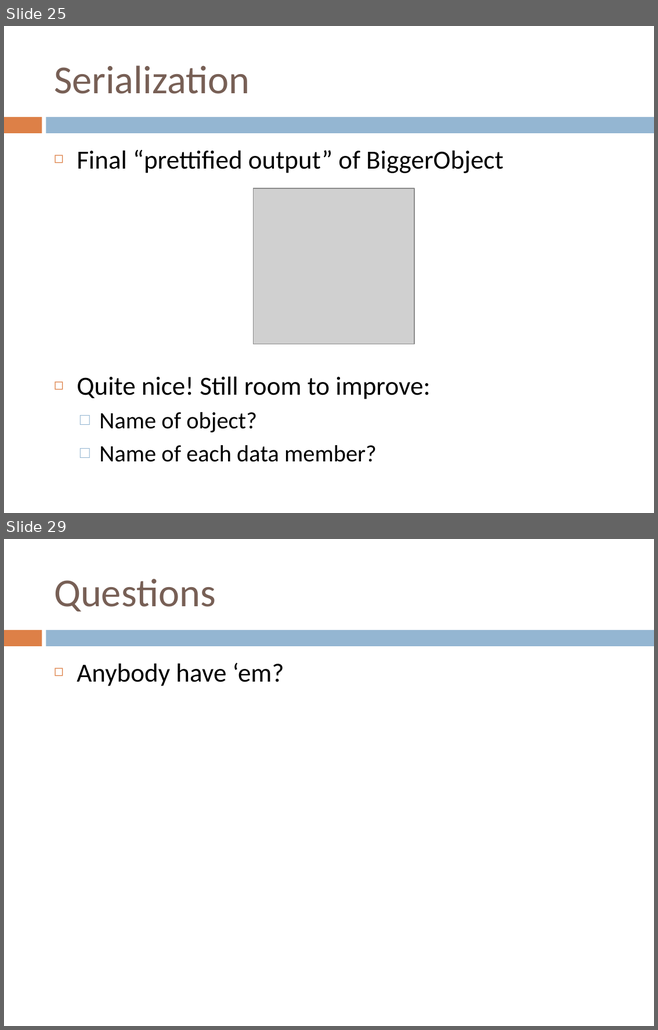
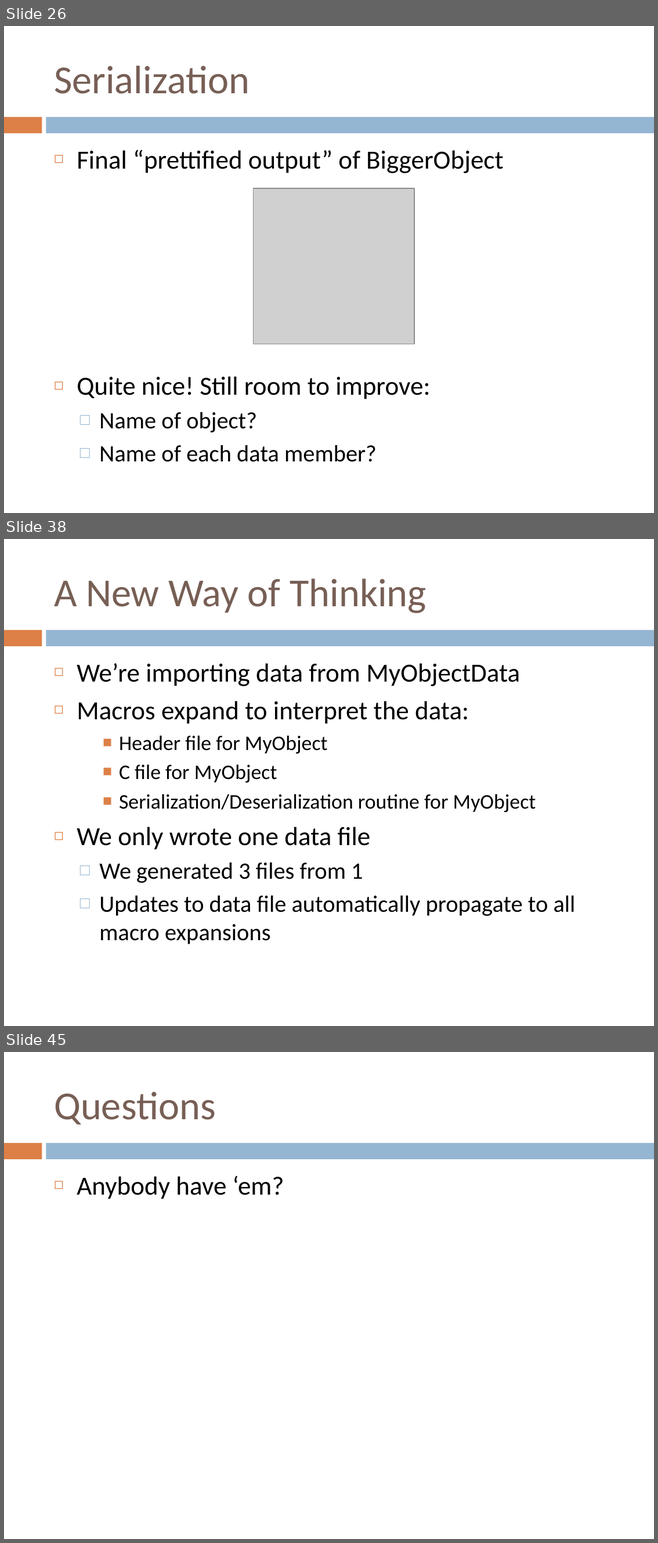
Before and after one commit to RandyGaul/GAM150Slides, a slide deck: GAM150_Club_Serialization.pptx. Shown one above the other, each under a label of ours: slides 25 and 29 before the commit, slides 26, 38 and 45 after it; the slides between them are not shown. The pictures are 658x1030 and 658x1543 pixels, drawn with LibreOffice and Linux fonts; fonts in the diff are those of the drawing; grey boxes stand for pictures. Boxes give left, top, right and bottom in pixels: in the first picture for what was removed or moved away, otherwise in the second. Text is boxed around its words. In the diff, an @@ line names an element or a change of style, - is before the commit and + after.

```diff
--- a/GAM150_Club_Serialization.pptx
+++ b/GAM150_Club_Serialization.pptx
@@ slide 38 added at <box>4,539,654,1026</box>, background #FFFFFF; not listed: 2 template elements that a slide beside it also shows @@
@@ title added at <box>54,578,426,613</box>, 44 pt, text #775F55 @@
+A New Way of Thinking
@@ text added at <box>76,663,575,944</box>, 29 pt, text #000000 @@
+◻ We’re importing data from MyObjectData
+◻ Macros expand to interpret the data:
+    ■ Header file for MyObject
+    ■ C file for MyObject
+    ■ Serialization/Deserialization routine for MyObject
+◻ We only wrote one data file
+  □ We generated 3 files from 1
+  □ Updates to data file automatically propagate to all macro expansions
@@ what was slide 25 is now slide 26 @@
@@ what was slide 29 is now slide 45 @@
```
Also in this commit, not shown: 18 slides changed, 15 other slides added, 1 other file.
